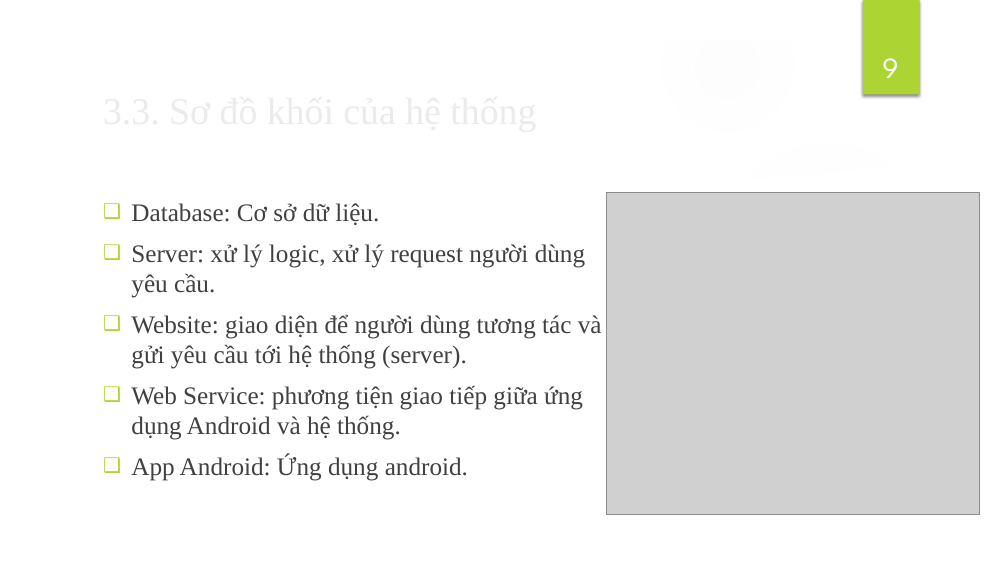
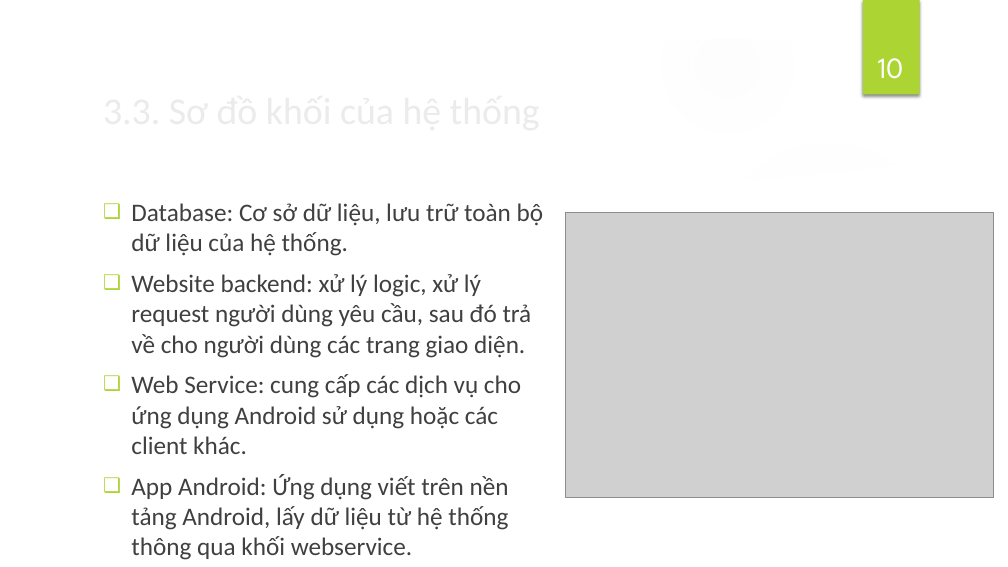
Before and after one commit to AnhtuTa/FGS, a slide deck: slide 10 of Reports/slide bao cao.pptx (slide 9 before the commit). Drawn at 1008x567 pixels with LibreOffice and Linux fonts; fonts in the diff are those of the drawing; grey boxes stand for pictures; background and template pictures are left out. Boxes give left, top, right and bottom in pixels: in the first picture for what was removed or moved away, otherwise in the second. Text is boxed around its words. In the diff, an @@ line names an element or a change of style, - is before the commit and + after.

```diff
--- a/Reports/slide bao cao.pptx
+++ b/Reports/slide bao cao.pptx
@@ page number at box(878, 58, 904, 79): text changed @@
-9
+10
@@ title "3.3. Sơ đồ khối của ..." at box(241, 536, 285, 555): font Times New Roman to Calibri @@
@@ text at box(131, 203, 544, 530): text changed; font Times New Roman to Calibri @@
-❑ Database: Cơ sở dữ liệu.
-❑ Server: xử lý logic, xử lý request người dùng yêu cầu.
-❑ Website: giao diện để người dùng tương tác và gửi yêu cầu tới hệ thống (server).
-❑ Web Service: phương tiện giao tiếp giữa ứng dụng Android và hệ thống.
-❑ App Android: Ứng dụng android.
+❑ Database: Cơ sở dữ liệu, lưu trữ toàn bộ dữ liệu của hệ thống.
+❑ Website backend: xử lý logic, xử lý request người dùng yêu cầu, sau đó trả về cho người dùng các trang giao diện.
+❑ Web Service: cung cấp các dịch vụ cho ứng dụng Android sử dụng hoặc các client khác.
+❑ App Android: Ứng dụng viết trên nền tảng Android, lấy dữ liệu từ hệ thống thông qua khối webservice.
@@ picture: place and size @@
-picture at box(607, 193, 980, 514)
+picture at box(566, 212, 994, 498)
```
Also in this commit, not shown: 16 other slides changed, 25 slides added, 6 slides removed, 20 other files.
